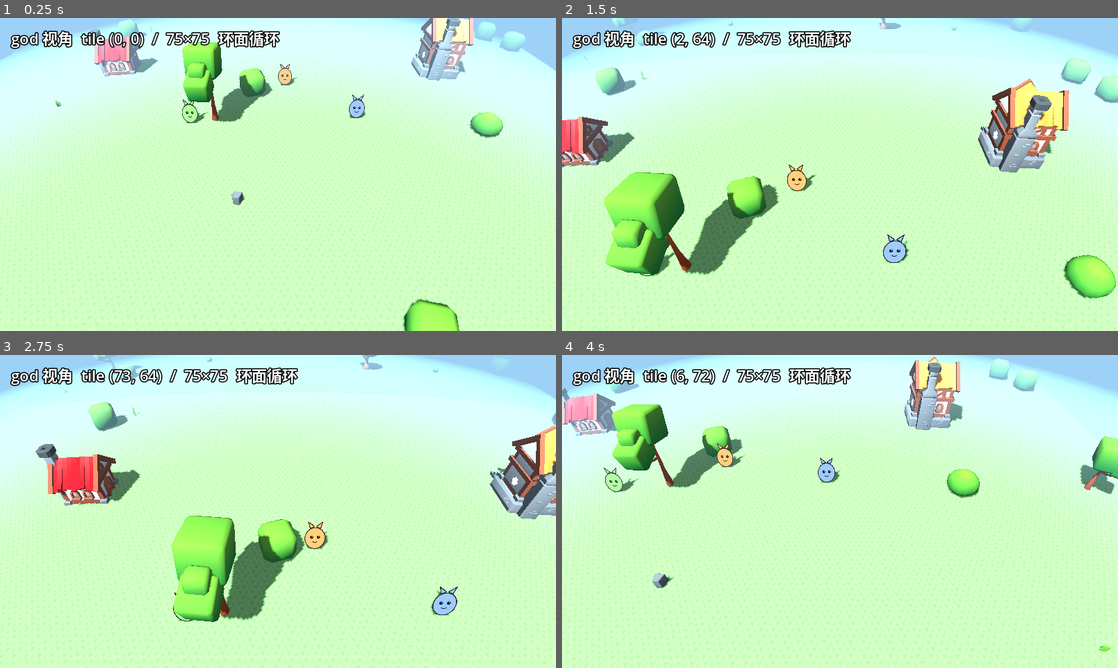
Above: before the commit, frames 1-4 (two rows, left to right).
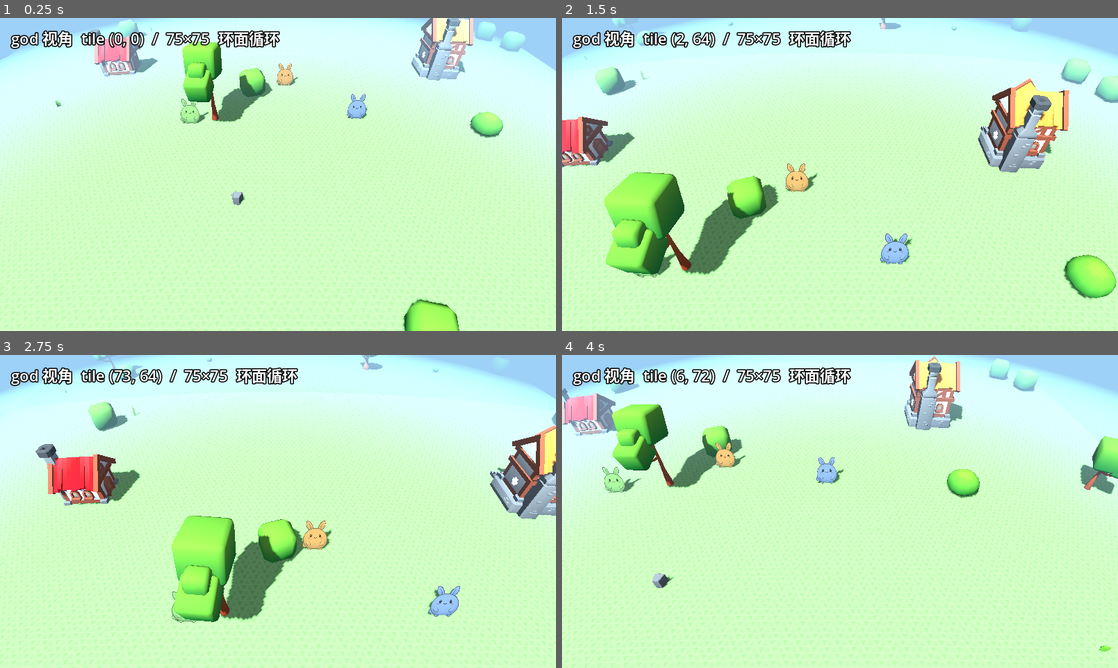
Above: after the commit, the same moments.

Repository: hoveychen/maliang
Game: Godot game, scene res://main.tscn
The game is run twice, just before and just after one commit, with the same random seed, the same clock (stepped at 60 frames per second) and the same inputs.
Inputs (mouse positions are in pixels of both pictures, inside the frame that each line leads up to):
- Up to frame 1 (0.25 s): no input
- Up to frame 2 (1.5 s): tap Enter (ui_accept) at 0.5, 0.77 s; move the mouse to (812, 237) at 0.52 s; hold Up (ui_up) 0.53-1.25 s; click (812, 237) at 0.67 s; drag from (1006, 221) to (812, 237) at 1.27 s
- Up to frame 3 (2.75 s): tap Enter (ui_accept) at 2 s; move the mouse to (111, 464) at 2.02 s; hold Left (ui_left) from 2.03 s (still down)
- Up to frame 4 (4 s): release Left (ui_left) at 2.75 s; drag from (867, 511) to (673, 464) at 2.77 s; move the mouse to (756, 433) at 3.52 s; hold Down (ui_down) from 3.53 s (still down); tap Enter (ui_accept) at 3.77 s

The runs differ from the first frame. In frame 1, 0.3% of the frame differs, in the area x 32-67%, y 14-34%; in frame 2, 0.5%, in the area x 12-64%, y 46-83%; in frame 3, 0.5%; in frame 4, 0.4%.

Commit message:
feat(style): 角色立绘统一动森画风
- 新增 sprite_style.ts：生图统一画风后缀（动森 chibi、粗轮廓、cel
  shading、绿幕）在服务端 image adapter 拼接，不再依赖 LLM 自觉带风格词
- 角色设计师 prompt 改为只描述主体外观；fallback 同步简化
- critter 占位图换为管线实测生成的动森风白色小兔 PNG（244×320，
  纯白主体保留 modulate 染色玩法），删除旧手绘 SVG
- PaperCharacter.setup 按纹理高度归一化（任意分辨率占位图 → 3.2m）

测试：sprite_style.test.ts 3 例 + 全量 node:test 45 pass / tsc 无错；
截帧验证三只染色小兔比例/站位/画风正常。

Diff:
--- a/assets/critter.svg
+++ /dev/null
@@ -1,14 +0,0 @@
-<svg xmlns="http://www.w3.org/2000/svg" width="128" height="160" viewBox="0 0 128 160">
-  <!-- 耳朵（白色，受 modulate 染色） -->
-  <path d="M40 42 L30 8 L60 32 Z" fill="#ffffff" stroke="#4a3a3a" stroke-width="4" stroke-linejoin="round"/>
-  <path d="M88 42 L98 8 L68 32 Z" fill="#ffffff" stroke="#4a3a3a" stroke-width="4" stroke-linejoin="round"/>
-  <!-- 身体 -->
-  <ellipse cx="64" cy="94" rx="48" ry="56" fill="#ffffff" stroke="#4a3a3a" stroke-width="4"/>
-  <!-- 眼睛（黑色，modulate 后仍为深色） -->
-  <circle cx="48" cy="88" r="8" fill="#2a2424"/>
-  <circle cx="80" cy="88" r="8" fill="#2a2424"/>
-  <circle cx="50" cy="85" r="2.5" fill="#ffffff"/>
-  <circle cx="82" cy="85" r="2.5" fill="#ffffff"/>
-  <!-- 嘴 -->
-  <path d="M54 112 q10 9 20 0" stroke="#4a3a3a" stroke-width="4" fill="none" stroke-linecap="round"/>
-</svg>
--- a/scripts/paper_character.gd
+++ b/scripts/paper_character.gd
@@ -6,15 +6,20 @@
 
 var char_name: String = "小伙伴"
 
+## 占位立绘的世界高度（米）。在线生成 sprite 由 world.gd 覆盖为 ~6 单位。
+const PLACEHOLDER_HEIGHT := 3.2
+
 func setup(tex: Texture2D, color: Color, cname: String) -> void:
 	texture = tex
 	modulate = color
 	char_name = cname
 	billboard = BaseMaterial3D.BILLBOARD_DISABLED
-	pixel_size = 0.02
 	shaded = false
 	double_sided = true
 	alpha_cut = SpriteBase3D.ALPHA_CUT_DISCARD
 	texture_filter = BaseMaterial3D.TEXTURE_FILTER_LINEAR
-	# 把锚点移到脚底：纹理高 160 → 上移半高，使底边落在节点原点（绕脚底倾斜）
-	offset = Vector2(0.0, 80.0)
+	# 任意分辨率纹理：按高度归一化到 PLACEHOLDER_HEIGHT；
+	# 锚点移到脚底（上移半高，底边落在节点原点，绕脚底倾斜）
+	var h := float(tex.get_height())
+	pixel_size = PLACEHOLDER_HEIGHT / h
+	offset = Vector2(0.0, h / 2.0)
--- a/scripts/world.gd
+++ b/scripts/world.gd
@@ -68,7 +68,7 @@
 var _tts_gen_playback: AudioStreamGeneratorPlayback = null
 
 func _ready() -> void:
-	critter_tex = load("res://assets/critter.svg")
+	critter_tex = load("res://assets/critter.png")
 	ear_tex = load("res://assets/ear.svg")
 	_setup_local_asr()
 	_setup_environment()
Binary file added: assets/critter.png
Not shown, changed: assets/critter.png.import
Not shown, changed: server/src/adapters/openrouter_image.ts
Not shown, changed: server/src/adapters/openrouter_llm.ts
Not shown, added: server/src/adapters/sprite_style.ts
Not shown, added: server/test/sprite_style.test.ts
